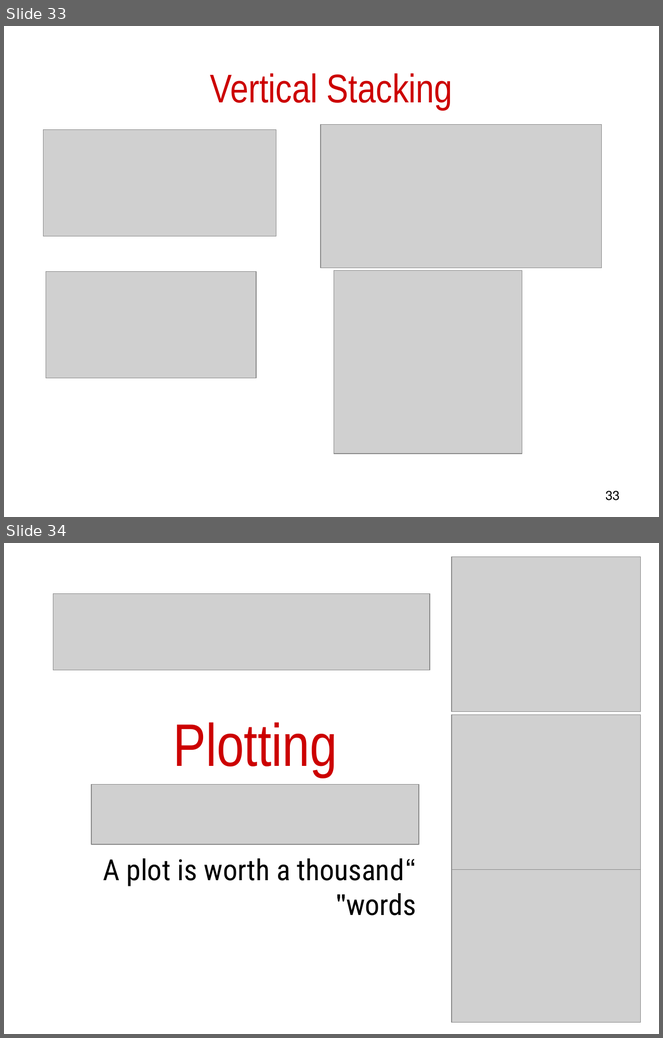
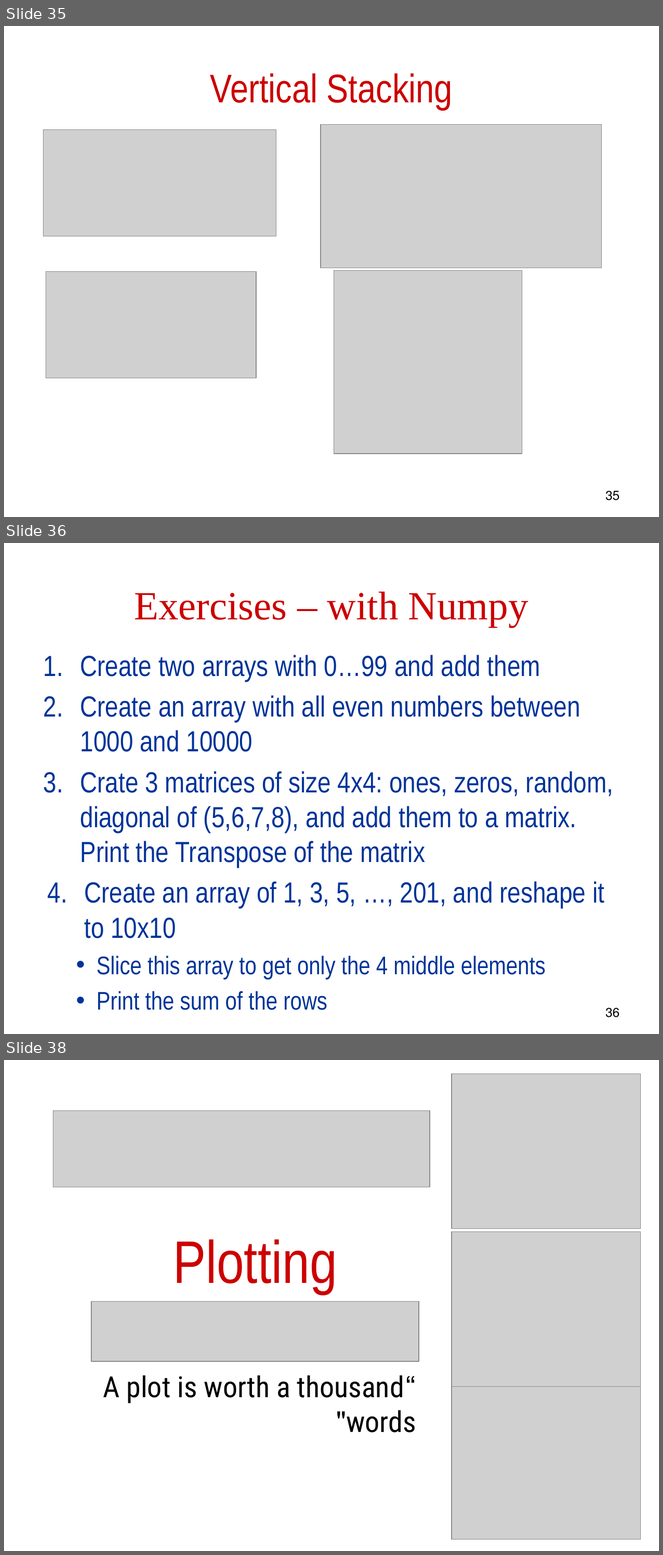
Before and after one commit to AmikoAce/INT, a slide deck: LECTURE_DATA_NUMPY.pptx. Shown one above the other, each under a label of ours: slides 33 and 34 before the commit, slides 35, 36 and 38 after it; the slides between them are not shown. The pictures are 663x1038 and 663x1555 pixels, drawn with LibreOffice and Linux fonts; fonts in the diff are those of the drawing; grey boxes stand for pictures. Boxes give left, top, right and bottom in pixels: in the first picture for what was removed or moved away, otherwise in the second. Text is boxed around its words. In the diff, an @@ line names an element or a change of style, - is before the commit and + after.

```diff
--- a/LECTURE_DATA_NUMPY.pptx
+++ b/LECTURE_DATA_NUMPY.pptx
@@ slide 36 added at box(4, 543, 659, 1034), background #FFFFFF @@
@@ title added at box(134, 591, 529, 627), 44 pt, text #CC0000 @@
+Exercises – with Numpy
@@ text added at box(80, 655, 613, 979), 32 pt, text #003399 @@
+1. Create two arrays with 0…99 and add them
+2. Create an array with all even numbers between 1000 and 10000
+3. Crate 3 matrices of size 4x4: ones, zeros, random, diagonal of (5,6,7,8), and add them to a matrix. Print the Transpose of the matrix
+4. Create an array of 1, 3, 5, …, 201, and reshape it to 10x10
+  • Slice this array to get only the 4 middle elements
+  • Print the sum of the rows
@@ page number added at box(606, 1008, 620, 1018), 14 pt, text #000000 @@
+36
@@ what was slide 33 is now slide 35 @@
@@ page number at box(606, 491, 620, 501): text changed @@
-33
+35
@@ what was slide 34 is now slide 38 @@
```
Also in this commit, not shown: 4 slides changed, 4 other slides added.
